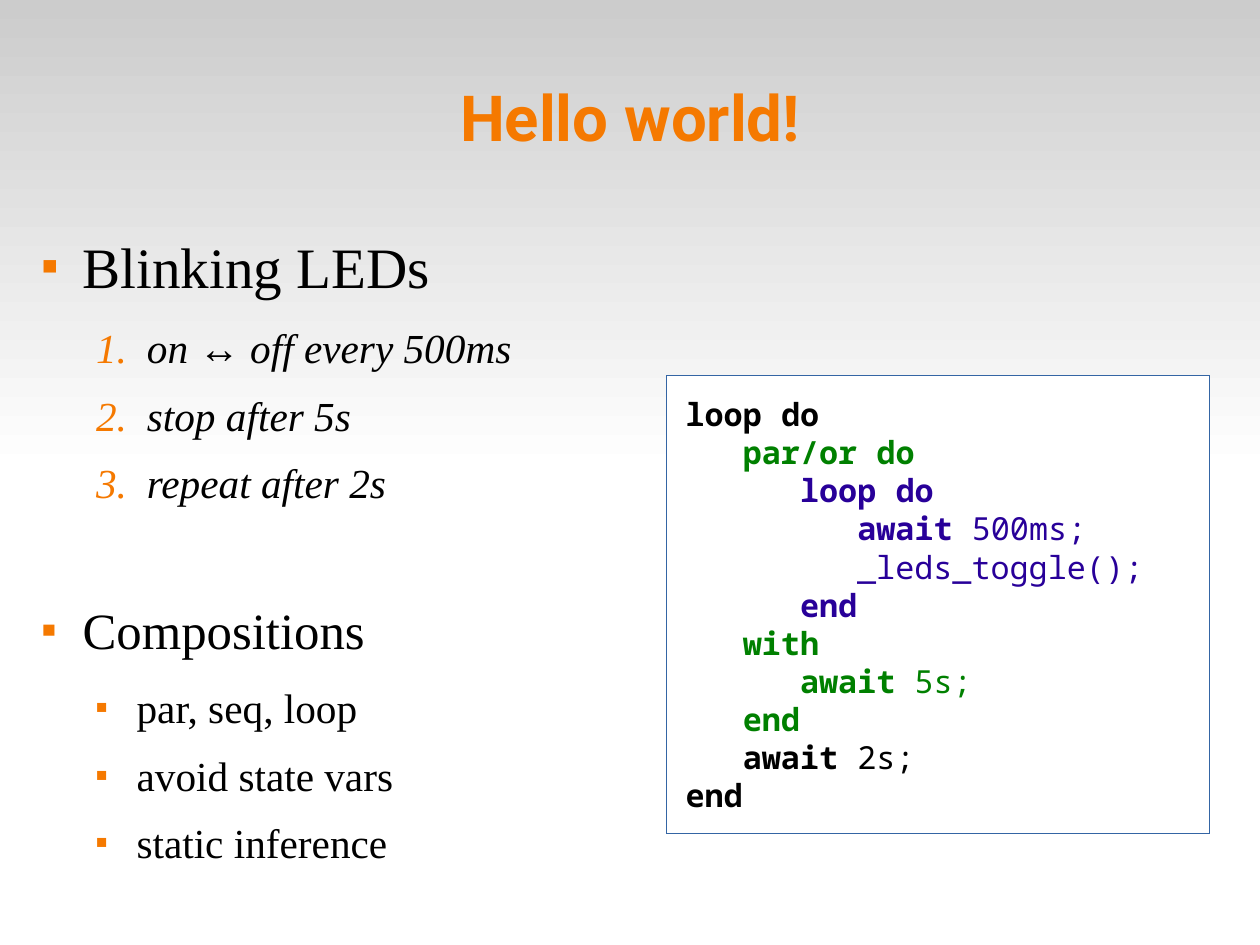
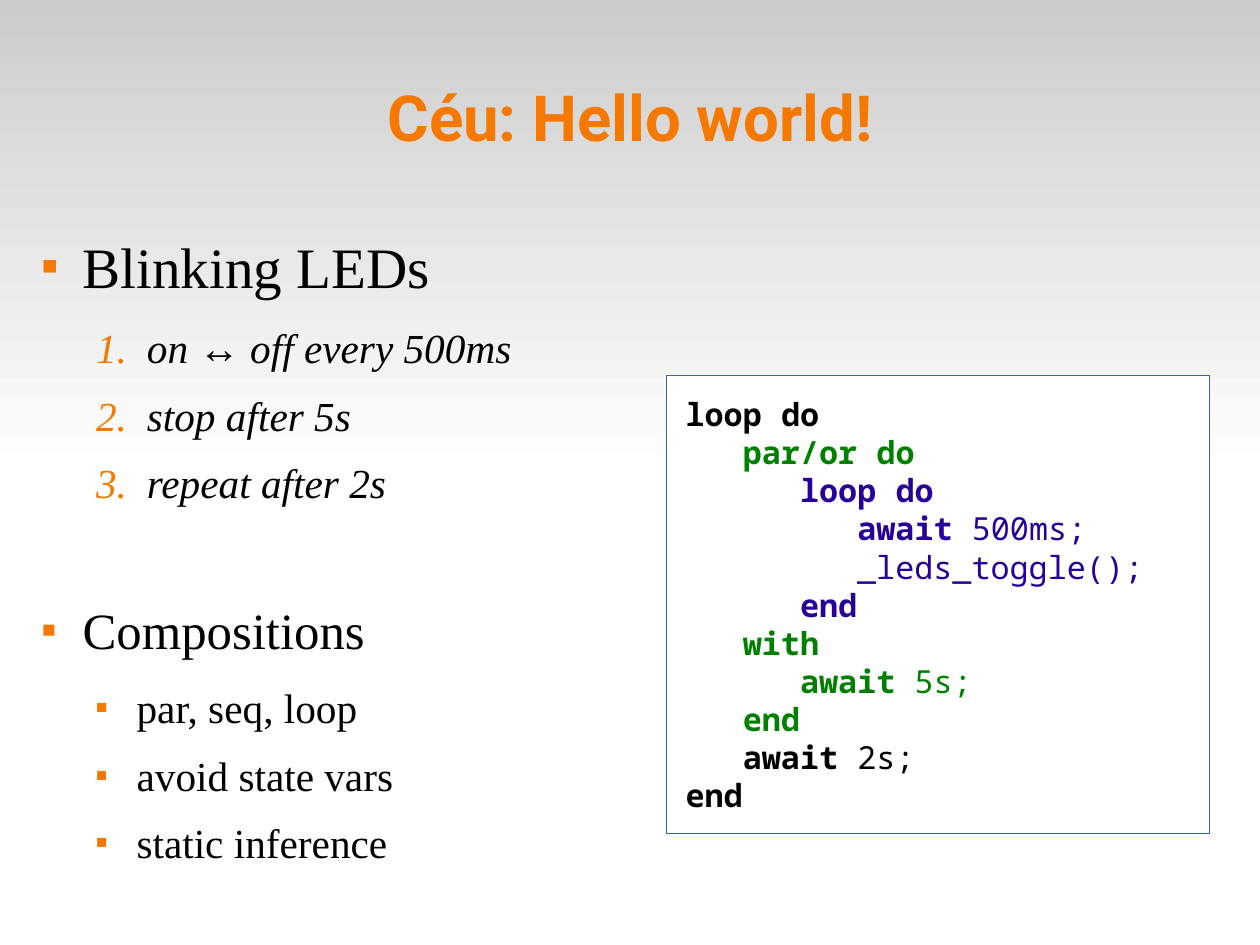
Before and after one commit to fsantanna-no/ceu-docs, a slide deck: slide 3 of ceu_sensys.odp. Drawn at 1260x945 pixels with LibreOffice and Linux fonts; fonts in the diff are those of the drawing. Boxes give left, top, right and bottom in pixels: in the first picture for what was removed or moved away, otherwise in the second. Text is boxed around its words. In the diff, an @@ line names an element or a change of style, - is before the commit and + after.

```diff
--- a/ceu_sensys.odp
+++ b/ceu_sensys.odp
@@ title at box(388, 93, 872, 142): text changed @@
-Hello world!
+Céu: Hello world!
```
Also in this commit, not shown: 3 other slides changed.
